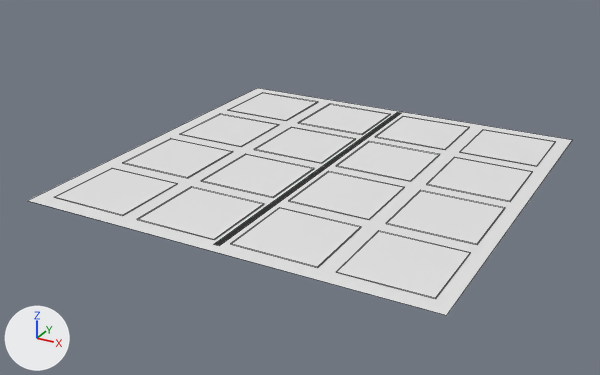
The Blender file angular-template-for-threejs/model/SampleArea/Area.blend: old version first, new version second.
Before and after are seen from a 50 mm camera at (437.0, -856.0, 394.0) aimed at (-15.0, -34.0, -17.0). Arrows for +X, +Y and +Z are at lower left; the lights stay in place. Mesh edges are drawn as thin lines.

Before the edit, the objects in view are built like this:
```python
me_cube_002 = bpy.data.meshes.new('Cube.002')
me_cube_002.from_pydata(...)  # a box spanning x -1.0..1.0, y -1.0..1.0, z -1.0..1.0
me_plane = bpy.data.meshes.new('Plane')
me_plane.from_pydata([(-1.0, -1.0, 0.0), (1.0, -1.0, 0.0), (-1.0, 1.0, 0.0), (1.0, 1.0, 0.0)], [], [(0, 1, 3, 2)])
me_plane_002 = bpy.data.meshes.new('Plane.002')
me_plane_002.from_pydata([(-1.0, -67.8, 0.0), (1.0, -67.8, 0.0), (-1.0, 70.0, 0.0), (1.0, 70.0, 0.0)], [], [(0, 1, 3, 2)])
me_plane_002.materials.append(mat_road)  # black #363636
ob_base = bpy.data.objects.new('Base', me_plane)
ob_base.location = (0.0, 0.0, 0.0)
ob_base.scale = (250.0, 250.0, 1.0)
ob_plane_001 = bpy.data.objects.new('Plane.001', me_plane_002)
ob_plane_001.location = (0.0, 0.0, 0.1)
ob_plane_001.scale = (3.5, 3.5, 1.0)
ob_zone = bpy.data.objects.new('Zone', me_cube_002)
ob_zone.location = (-178.1, -179.6, 1.0)
ob_zone.scale = (50.0, 50.0, 0.5)
_m = ob_zone.modifiers.new('Array', 'ARRAY')
_m.count = 4
_m.constant_offset_displace = (0.0, 0.0, 0.0)
_m.relative_offset_displace = (1.2, 0.0, 0.0)
_m = ob_zone.modifiers.new('Array.001', 'ARRAY')
_m.count = 4
_m.constant_offset_displace = (0.0, 0.0, 0.0)
_m.relative_offset_displace = (0.0, 1.2, 0.0)
```
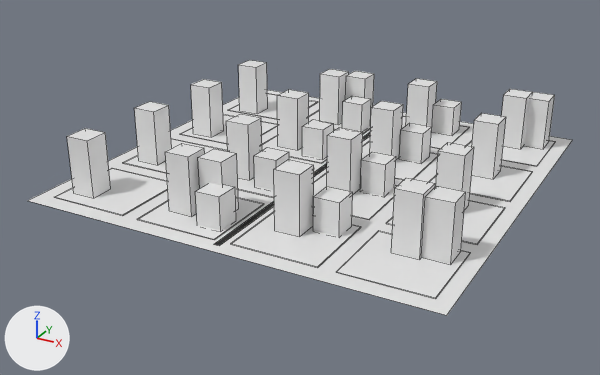
Scene script edits in JSON lines:
```json
{"op": "add", "block": "me_cube_005", "code": ["me_cube_005 = bpy.data.meshes.new('Cube.005')", "me_cube_005.from_pydata(...)  # a box spanning x -1.0..1.0, y -1.0..1.0, z -1.0..0.88"]}
{"op": "add", "block": "me_cube_004", "code": ["me_cube_004 = bpy.data.meshes.new('Cube.004')", "me_cube_004.from_pydata(...)  # a box spanning x -1.0..1.0, y -1.0..1.0, z -1.86..-0.72"]}
{"op": "add", "block": "ob_cube_002", "code": ["ob_cube_002 = bpy.data.objects.new('Cube.002', me_cube_005)", "ob_cube_002.location = (-41.4, -169.2, 36.1)", "ob_cube_002.scale = (15.0, 15.0, 35.0)", "_m = ob_cube_002.modifiers.new('Array', 'ARRAY')", "_m.constant_offset_displace = (-0.41, 1.65, 0.0)", "_m.relative_offset_displace = (8.3, 0.7, 0.0)", "_m = ob_cube_002.modifiers.new('Array.001', 'ARRAY')", "_m.use_constant_offset = True", "_m.constant_offset_displace = (0.11, 0.0, 0.0)", "_m.relative_offset_displace = (0.0, 7.0, 0.0)"]}
{"op": "add", "block": "ob_cube_001", "code": ["ob_cube_001 = bpy.data.objects.new('Cube.001', me_cube_004)", "ob_cube_001.location = (-28.2, -194.9, 65.1)", "ob_cube_001.scale = (15.0, 15.0, 35.0)", "_m = ob_cube_001.modifiers.new('Array', 'ARRAY')", "_m.use_constant_offset = True", "_m.constant_offset_displace = (-0.54, 3.18, 0.0)", "_m.relative_offset_displace = (4.1, 0.0, 0.0)", "_m = ob_cube_001.modifiers.new('Array.001', 'ARRAY')", "_m.count = 4", "_m.constant_offset_displace = (0.13, 0.0, 0.0)", "_m.relative_offset_displace = (0.0, 1.5, 0.0)"]}
{"op": "add", "block": "ob_house1", "code": ["ob_house1 = bpy.data.objects.new('House1', me_cube_002.copy())  # the mesh of ob_zone", "ob_house1.location = (-201.7, -195.5, 36.1)", "ob_house1.scale = (15.0, 15.0, 35.0)", "_m = ob_house1.modifiers.new('Array', 'ARRAY')", "_m.count = 4", "_m.use_constant_offset = True", "_m.constant_offset_displace = (-0.57, 0.94, 0.0)", "_m.relative_offset_displace = (4.5, 0.0, 0.0)", "_m = ob_house1.modifiers.new('Array.001', 'ARRAY')", "_m.count = 4", "_m.use_constant_offset = True", "_m.constant_offset_displace = (0.13, 0.0, 0.0)", "_m.relative_offset_displace = (0.0, 1.6, 0.0)"]}
```

Boxes [x1, y1, x2, y2] around the edits, measured in the pictures (600 x 375 px):
```json
{"object": "House1", "change": "added", "after": [67, 60, 533, 259]}
{"object": "Cube.001", "change": "added", "after": [195, 96, 462, 236]}
{"object": "Cube.002", "change": "added", "after": [198, 71, 555, 264]}
```
